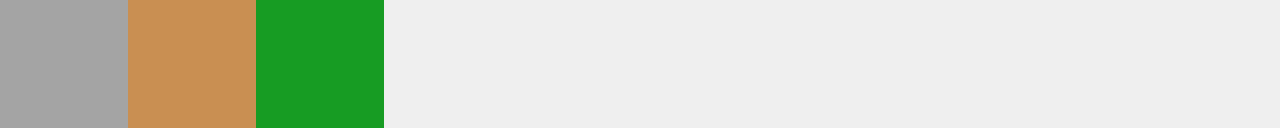
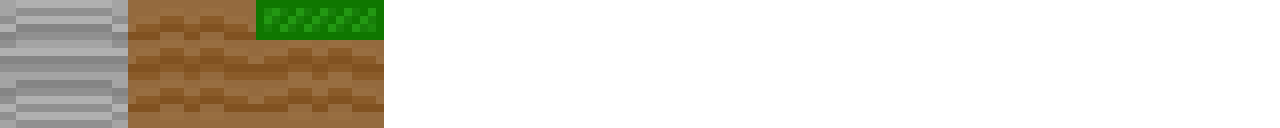
The second 1280px x 128px image is a revision of the first. Changes to its layers:
renamed "N #1" to "Calque Copié", painted on it over <box>0,0,384,128</box>
renamed "N" to "BLOC1", showed it, painted on it over <box>0,0,1280,128</box>
renamed "Calque Copié #1" to "Arrière-plan", hid it, moved it below "BLOC1", painted on it over <box>0,0,1280,128</box>
removed layer "Calque Copié" over <box>128,0,256,128</box>
removed layer "N #2" over <box>0,0,1280,128</box>
